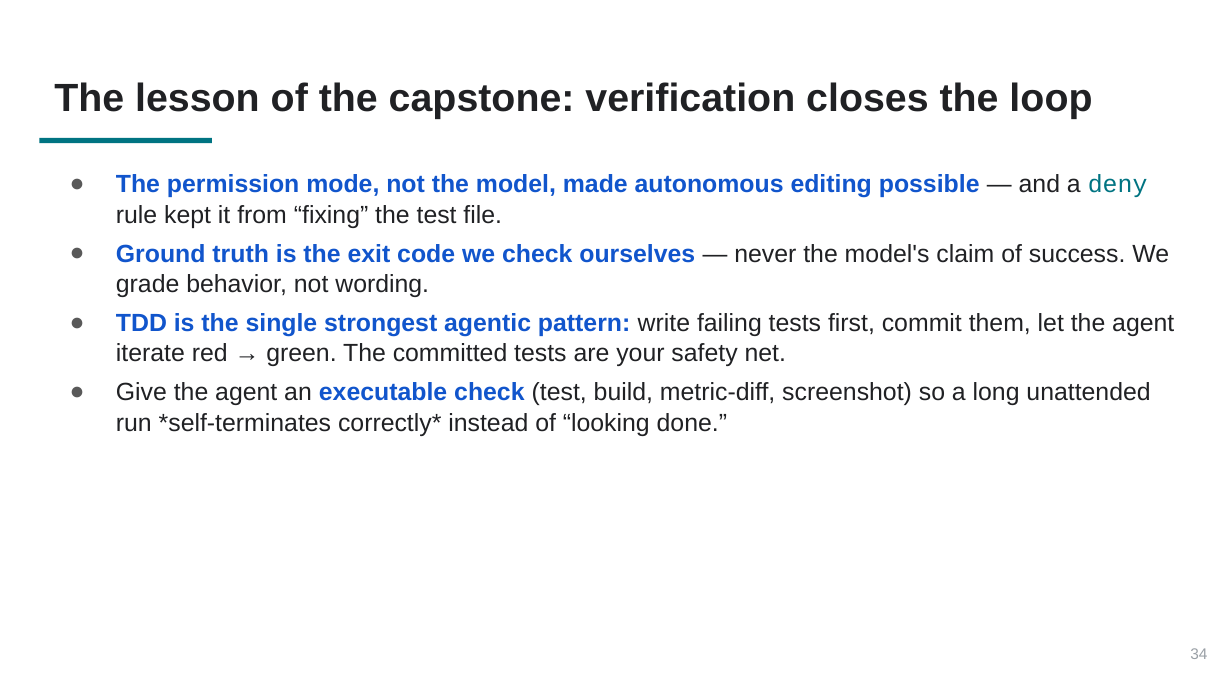
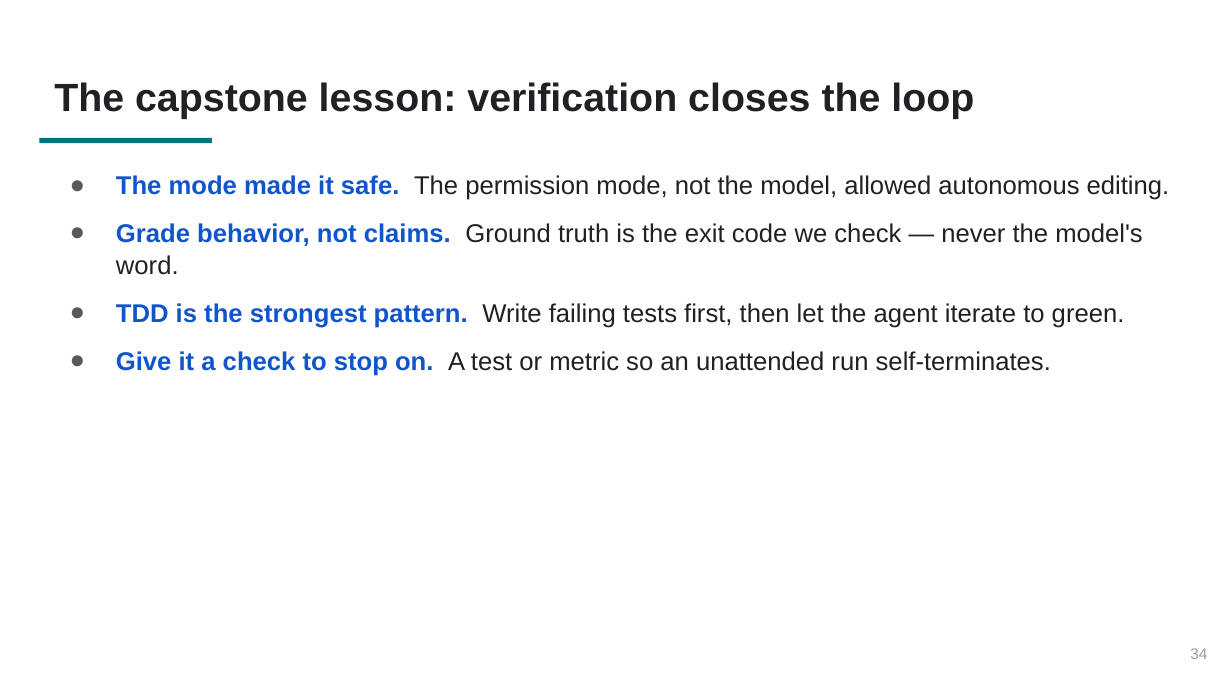
Before and after one commit to PursuitOfDataScience/uchicago-workshops, a slide deck: slide 34 of claude-code-tutorial/claude-code-tutorial.pptx. Drawn at 1232x693 pixels with LibreOffice and Linux fonts; fonts in the diff are those of the drawing. Boxes give left, top, right and bottom in pixels: in the first picture for what was removed or moved away, otherwise in the second. Text is boxed around its words. In the diff, an @@ line names an element or a change of style, - is before the commit and + after.

```diff
--- a/claude-code-tutorial/claude-code-tutorial.pptx
+++ b/claude-code-tutorial/claude-code-tutorial.pptx
@@ title at bbox=[54, 82, 974, 119]: text changed @@
-The lesson of the capstone: verification closes the loop
+The capstone lesson: verification closes the loop
@@ text at bbox=[116, 175, 1170, 376]: text changed; size 14.5 to 15 pt @@
-● The permission mode, not the model, made autonomous editing possible — and a deny rule kept it from “fixing” the test file.
-● Ground truth is the exit code we check ourselves — never the model's claim of success. We grade behavior, not wording.
-● TDD is the single strongest agentic pattern: write failing tests first, commit them, let the agent iterate red → green. The committed tests are your safety net.
-● Give the agent an executable check (test, build, metric-diff, screenshot) so a long unattended run *self-terminates correctly* instead of “looking done.”
+● The mode made it safe. The permission mode, not the model, allowed autonomous editing.
+● Grade behavior, not claims. Ground truth is the exit code we check — never the model's word.
+● TDD is the strongest pattern. Write failing tests first, then let the agent iterate to green.
+● Give it a check to stop on. A test or metric so an unattended run self-terminates.
```
Also in this commit, not shown: 35 other slides changed, 3 other files.
